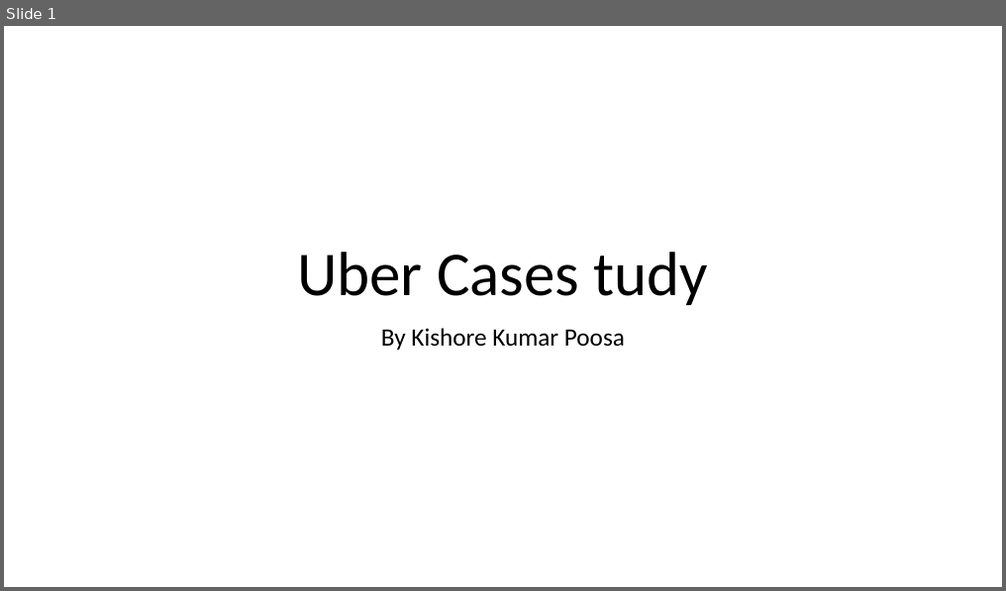
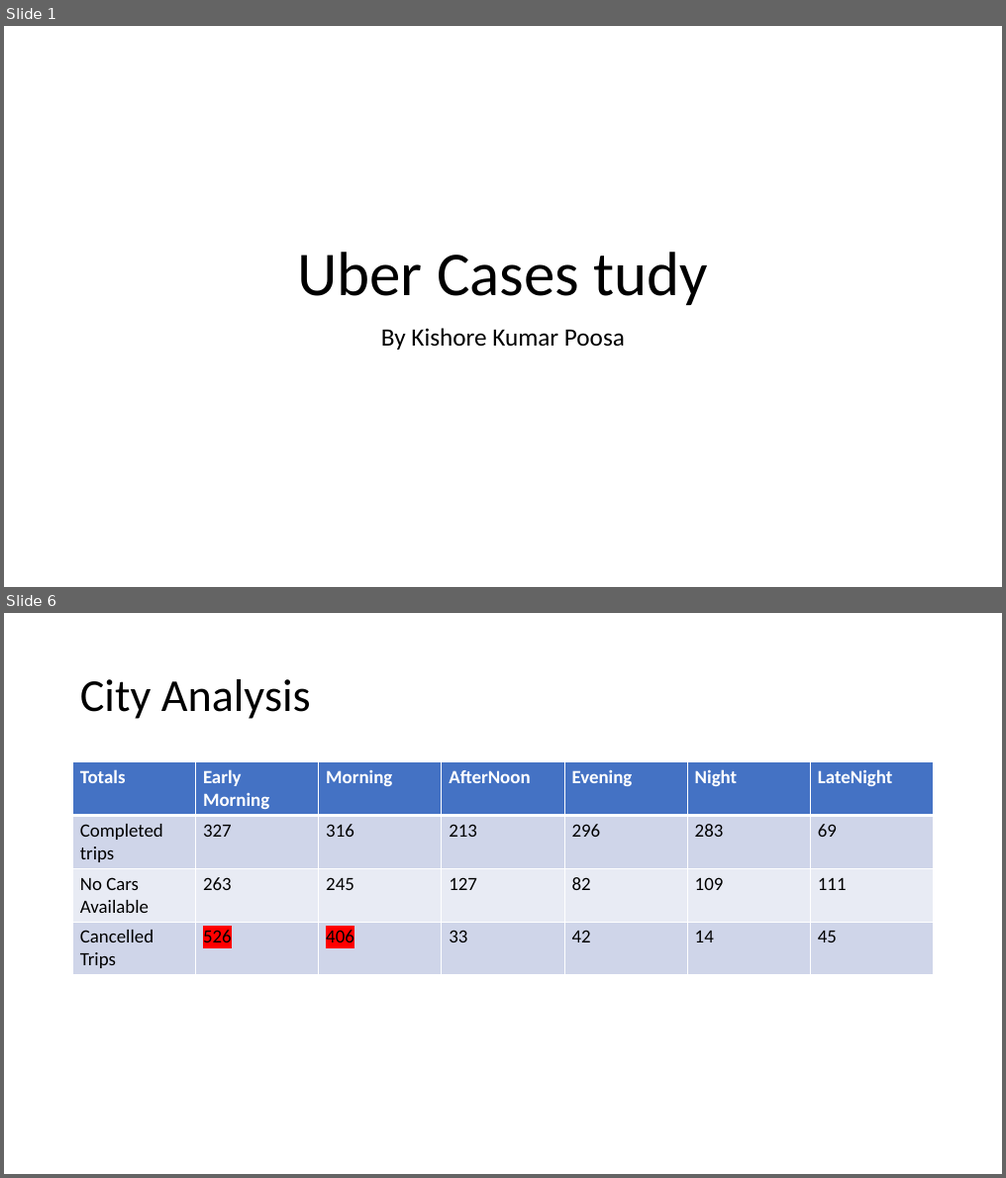
Before and after one commit to kishore3886/Uber_Case_Study, a slide deck: Uber_Case_Study.pptx. Shown one above the other, each under a label of ours: slide 1 before the commit, slides 1 and 6 after it; the slides between them are not shown. The pictures are 1006x591 and 1006x1178 pixels, drawn with LibreOffice and Linux fonts; fonts in the diff are those of the drawing. Boxes give left, top, right and bottom in pixels: in the first picture for what was removed or moved away, otherwise in the second. Text is boxed around its words. In the diff, an @@ line names an element or a change of style, - is before the commit and + after.

```diff
--- a/Uber_Case_Study.pptx
+++ b/Uber_Case_Study.pptx
@@ slide 6 added at [4,613,1002,1174], background #FFFFFF @@
@@ title added at [80,679,311,719], 44 pt, text #000000 @@
+City Analysis
@@ table added at [73,762,933,972], 4 rows, 7 columns @@
+Totals | Early Morning | Morning | AfterNoon | Evening | Night | LateNight
+Completed trips | 327 | 316 | 213 | 296 | 283 | 69
+No Cars Available | 263 | 245 | 127 | 82 | 109 | 111
+Cancelled Trips | 526 | 406 | 33 | 42 | 14 | 45
```
Also in this commit, not shown: 3 slides changed, 6 other slides added, 2 slides removed, 6 other files.
